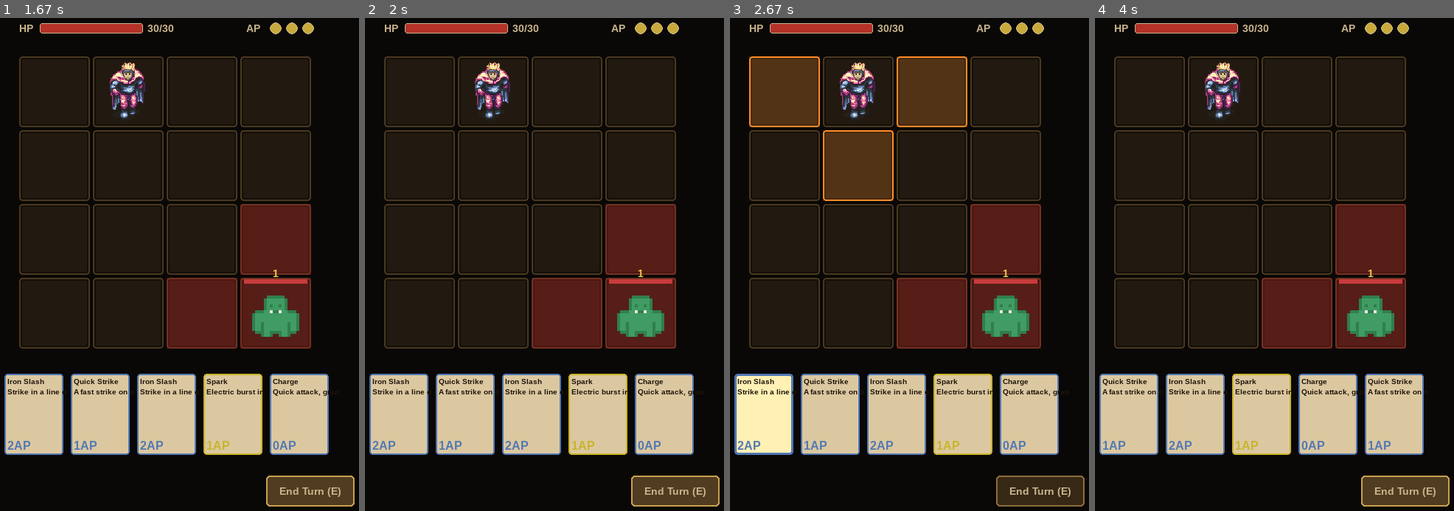
Above: before the commit, frames 1-4 (left to right).
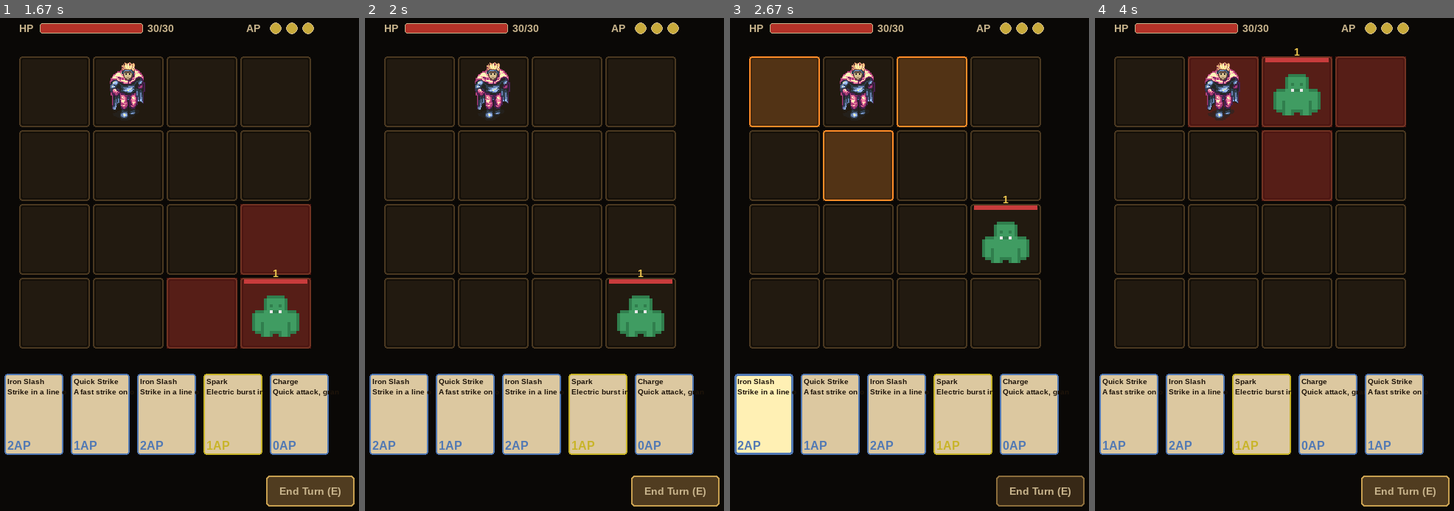
Above: after the commit, the same moments.

Repository: ParanyuLion/pygame-cardgame
Game: pygame game, started from main.py
Same seed, same stepped clock (60 frames per second), same inputs: the game is played once before the commit and once after it.
Inputs (mouse positions are in pixels of both pictures, inside the frame that each line leads up to):
- Up to frame 1 (1.67 s): tap Space at 0.33 s; click "Step" at 0.72 s; hold Right 1-1.47 s; click "End Turn (E)" at 1.55 s
- Up to frame 2 (2 s): click "End Turn (E)" at 1.88 s
- Up to frame 3 (2.67 s): tap E at 2.17 s; click (765, 392) at 2.55 s
- Up to frame 4 (4 s): click (1321, 91) at 2.88 s; click "End Turn (E)" at 3.22 s; click "End Turn (E)" at 3.55 s; tap E at 3.83 s

Frame 1 is identical in both runs. In frame 2, 7.5% of the frame differs, in the area x 46-87%, y 37-68%; in frame 3, 8.5%; in frame 4, 19%, in the area x 25-87%, y 6-68%.

Commit message:
feat: enhance enemy AI to choose between attack and move intents based on player proximity; update intent rendering logic

Diff:
--- a/src/domain/entities/enemy.py
+++ b/src/domain/entities/enemy.py
@@ -25,13 +25,14 @@
         return self.hp > 0
 
     def choose_intent(self, snapshot: GridSnapshot) -> Intent:
-        # snapshot reserved for future multi-enemy AI; caller assigns enemy.intent = enemy.choose_intent(snapshot)
-        return Intent(
-            type="ATTACK",
-            pattern=AttackPattern.cross(),
-            countdown=2,
-            damage=self.base_damage,
+        player_pos = snapshot.positions.get("player")
+        adjacent = (
+            player_pos is not None
+            and abs(self.position.col - player_pos.col) + abs(self.position.row - player_pos.row) <= 1
         )
+        if adjacent:
+            return Intent(type="ATTACK", pattern=AttackPattern.cross(), countdown=2, damage=self.base_damage)
+        return Intent(type="MOVE", pattern=AttackPattern.single(), countdown=1, damage=0)
 
     def tick_intent(self) -> Intent:
         # Pure: returns new Intent; caller assigns enemy.intent = enemy.tick_intent()
--- a/src/presentation/renderers/intent_renderer.py
+++ b/src/presentation/renderers/intent_renderer.py
@@ -6,7 +6,9 @@
 from src.presentation.renderers.grid_renderer import GridRenderer, TILE_SIZE
 
 COLOR_TARGET_TINT = (200, 40, 40, 80)
-COLOR_COUNTDOWN = (240, 100, 100)
+COLOR_COUNTDOWN_ATTACK = (240, 100, 100)
+COLOR_COUNTDOWN_MOVE = (80, 180, 255)
+COLOR_MOVE_ARROW = (80, 180, 255)
 
 
 class IntentRenderer:
@@ -20,14 +22,34 @@
         if self._font is None:
             self._font = pygame.font.SysFont("Arial", 24, bold=True)
         for enemy in enemies:
-            if not enemy.is_alive() or enemy.intent.type != "ATTACK":
+            if not enemy.is_alive():
                 continue
-            targets = grid.get_targets(enemy.position, enemy.intent.pattern)
-            for pos in targets:
-                self._tint_tile(surface, pos)
-            cx, cy = self._grid.tile_center(enemy.position)
-            cd_surf = self._font.render(str(enemy.intent.countdown), True, COLOR_COUNTDOWN)
-            surface.blit(cd_surf, (cx - cd_surf.get_width() // 2, cy - cd_surf.get_height() // 2))
+            if enemy.intent.type == "ATTACK":
+                self._render_attack_intent(surface, enemy, grid)
+            elif enemy.intent.type == "MOVE":
+                self._render_move_intent(surface, enemy)
+
+    def _render_attack_intent(self, surface: pygame.Surface, enemy: Enemy, grid: Grid) -> None:
+        targets = grid.get_targets(enemy.position, enemy.intent.pattern)
+        for pos in targets:
+            self._tint_tile(surface, pos)
+        cx, cy = self._grid.tile_center(enemy.position)
+        cd_surf = self._font.render(str(enemy.intent.countdown), True, COLOR_COUNTDOWN_ATTACK)
+        surface.blit(cd_surf, (cx - cd_surf.get_width() // 2, cy - cd_surf.get_height() // 2))
+
+    def _render_move_intent(self, surface: pygame.Surface, enemy: Enemy) -> None:
+        cx, cy = self._grid.tile_center(enemy.position)
+        # Draw small boot/footstep arrows (two small triangles pointing down-right)
+        r = 6
+        for ox, oy in [(-6, -4), (4, 2)]:
+            pts = [
+                (cx + ox, cy + oy - r),
+                (cx + ox + r, cy + oy + r),
+                (cx + ox - r, cy + oy + r),
+            ]
+            pygame.draw.polygon(surface, COLOR_MOVE_ARROW, pts)
+        cd_surf = self._font.render(str(enemy.intent.countdown), True, COLOR_COUNTDOWN_MOVE)
+        surface.blit(cd_surf, (cx - cd_surf.get_width() // 2, cy - cd_surf.get_height() // 2))
 
     def _tint_tile(self, surface: pygame.Surface, pos: Position) -> None:
         x, y = self._grid.tile_to_screen(pos)
--- a/src/use_cases/end_turn.py
+++ b/src/use_cases/end_turn.py
@@ -2,12 +2,26 @@
 from src.domain.interfaces import IBattleRepository, IEventBus
 from src.domain.events.base import DomainEvent
 from src.domain.events.battle_events import (
-    BattleTurnStarted, IntentBroadcast, BattleEnded, CardDrawn,
+    BattleTurnStarted, IntentBroadcast, BattleEnded, CardDrawn, EntityMoved,
 )
 from src.domain.services.deck_manager import DeckManager
 from src.domain.value_objects.grid_snapshot import GridSnapshot
+from src.domain.value_objects.position import Position
 
 HAND_SIZE = 5
+
+
+def _step_toward(pos: Position, target: Position, grid) -> Position | None:
+    """Return the adjacent tile that minimises Manhattan distance to target, or None if blocked."""
+    best: tuple[int, Position] | None = None
+    for dcol, drow in [(0, 1), (0, -1), (1, 0), (-1, 0)]:
+        neighbor = pos.offset(dcol, drow)
+        if neighbor is None or not grid.is_passable(neighbor):
+            continue
+        dist = abs(neighbor.col - target.col) + abs(neighbor.row - target.row)
+        if best is None or dist < best[0]:
+            best = (dist, neighbor)
+    return best[1] if best is not None else None
 
 
 class EndTurnUseCase:
@@ -40,10 +54,19 @@
             enemy.intent = new_intent
 
             if new_intent.countdown <= 0:
-                targets = state.grid.get_targets(enemy.position, new_intent.pattern)
-                if state.player.position in targets:
-                    damage_event = enemy.resolve_attack(state.player)
-                    events.append(damage_event)
+                if new_intent.type == "MOVE":
+                    new_pos = _step_toward(enemy.position, state.player.position, state.grid)
+                    if new_pos is not None:
+                        state.grid.remove(enemy.id)
+                        old_pos = enemy.position
+                        enemy.position = new_pos
+                        state.grid.place(enemy.id, new_pos)
+                        events.append(EntityMoved(entity_id=enemy.id, from_pos=old_pos, to_pos=new_pos))
+                else:
+                    targets = state.grid.get_targets(enemy.position, new_intent.pattern)
+                    if state.player.position in targets:
+                        damage_event = enemy.resolve_attack(state.player)
+                        events.append(damage_event)
                 enemy.intent = enemy.choose_intent(snapshot)
 
             events.append(IntentBroadcast(
--- a/tests/domain/entities/test_enemy.py
+++ b/tests/domain/entities/test_enemy.py
@@ -49,14 +49,23 @@
     assert not _enemy(hp=0).is_alive()
 
 
-def test_enemy_choose_intent_returns_attack_with_countdown_two():
-    e = _enemy()
-    snapshot = GridSnapshot(positions={"e1": Position(3, 3)}, hp={"e1": 20})
+def test_enemy_choose_intent_returns_attack_when_adjacent_to_player():
+    e = _enemy()  # position (3,3)
+    snapshot = GridSnapshot(positions={"e1": Position(3, 3), "player": Position(3, 2)}, hp={"e1": 20, "player": 30})
     intent = e.choose_intent(snapshot)
     assert intent.type == "ATTACK"
     assert intent.countdown == 2
     assert intent.damage == e.base_damage
     assert intent.pattern == AttackPattern.cross()
+
+
+def test_enemy_choose_intent_returns_move_when_far_from_player():
+    e = _enemy()  # position (3,3)
+    snapshot = GridSnapshot(positions={"e1": Position(3, 3), "player": Position(0, 0)}, hp={"e1": 20, "player": 30})
+    intent = e.choose_intent(snapshot)
+    assert intent.type == "MOVE"
+    assert intent.countdown == 1
+    assert intent.damage == 0
 
 
 def test_enemy_tick_intent_decrements_countdown_without_mutating_original():
--- a/tests/use_cases/test_end_turn.py
+++ b/tests/use_cases/test_end_turn.py
@@ -9,7 +9,7 @@
 from src.domain.value_objects.attack_pattern import AttackPattern
 from src.domain.value_objects.card_tag import CardTag
 from src.domain.events.battle_events import (
-    BattleTurnStarted, IntentBroadcast, DamageTaken, BattleEnded, CardDrawn,
+    BattleTurnStarted, IntentBroadcast, DamageTaken, BattleEnded, CardDrawn, EntityMoved,
 )
 from src.use_cases.end_turn import EndTurnUseCase
 
@@ -128,12 +128,15 @@
     assert state.player.hp == 30
 
 
-def test_end_turn_after_attack_enemy_gets_fresh_intent():
+def test_end_turn_after_attack_enemy_gets_fresh_attack_intent_when_adjacent():
+    # Player adjacent to enemy → fresh intent is ATTACK with countdown=2
     enemy = _enemy(pos=Position(2, 2), countdown=1)
-    state = _make_state(enemies=[enemy])
-    use_case, bus = _make_use_case(state)
-    use_case.execute()
-    assert state.enemies[0].intent.countdown == 2  # fresh intent chosen
+    player = _player(pos=Position(2, 1))  # adjacent
+    state = _make_state(player=player, enemies=[enemy])
+    use_case, bus = _make_use_case(state)
+    use_case.execute()
+    assert state.enemies[0].intent.type == "ATTACK"
+    assert state.enemies[0].intent.countdown == 2
 
 
 def test_end_turn_draws_cards_to_fill_hand():
@@ -187,3 +190,67 @@
     use_case.execute()
     bus.publish.assert_not_called()
     repo.save.assert_not_called()
+
+
+def _move_intent() -> Intent:
+    return Intent(type="MOVE", pattern=AttackPattern.single(), countdown=1, damage=0)
+
+
+def test_end_turn_enemy_with_move_intent_steps_toward_player():
+    enemy = Enemy(id="e1", position=Position(3, 3), hp=20, max_hp=20, base_damage=5, intent=_move_intent())
+    player = _player(pos=Position(0, 0))
+    state = _make_state(player=player, enemies=[enemy])
+    use_case, bus = _make_use_case(state)
+    use_case.execute()
+    new_pos = state.enemies[0].position
+    assert abs(new_pos.col - 0) + abs(new_pos.row - 0) < 6  # closer than start (3+3=6)
+
+
+def test_end_turn_enemy_move_updates_grid():
+    enemy = Enemy(id="e1", position=Position(3, 3), hp=20, max_hp=20, base_damage=5, intent=_move_intent())
+    player = _player(pos=Position(0, 0))
+    state = _make_state(player=player, enemies=[enemy])
+    use_case, _ = _make_use_case(state)
+    use_case.execute()
+    assert state.grid.get_entity_position("e1") == state.enemies[0].position
+
+
+def test_end_turn_enemy_move_publishes_entity_moved():
+    enemy = Enemy(id="e1", position=Position(3, 3), hp=20, max_hp=20, base_damage=5, intent=_move_intent())
+    player = _player(pos=Position(0, 0))
+    state = _make_state(player=player, enemies=[enemy])
+    use_case, bus = _make_use_case(state)
+    use_case.execute()
+    events = _published_events(bus)
+    assert any(isinstance(e, EntityMoved) and e.entity_id == "e1" for e in events)
+
+
+def test_end_turn_enemy_chooses_attack_intent_when_adjacent():
+    enemy = _enemy(pos=Position(1, 0), countdown=1)
+    player = _player(pos=Position(0, 0))
+    state = _make_state(player=player, enemies=[enemy])
+    use_case, _ = _make_use_case(state)
+    use_case.execute()
+    assert state.enemies[0].intent.type == "ATTACK"
+
+
+def test_end_turn_enemy_chooses_move_intent_when_far():
+    enemy = _enemy(pos=Position(3, 3), countdown=1)
+    player = _player(pos=Position(0, 0))
+    state = _make_state(player=player, enemies=[enemy])
+    use_case, _ = _make_use_case(state)
+    use_case.execute()
+    assert state.enemies[0].intent.type == "MOVE"
+
+
+def test_end_turn_enemy_blocked_stays_put():
+    # Enemy at (1,0), player at (0,0) — only free adjacent tile blocked by player
+    # remaining tiles: (2,0),(1,1) are passable; enemy should still move (toward player)
+    # This test checks enemy doesn't crash when some neighbors are occupied
+    enemy = Enemy(id="e1", position=Position(2, 0), hp=20, max_hp=20, base_damage=5, intent=_move_intent())
+    player = _player(pos=Position(0, 0))
+    state = _make_state(player=player, enemies=[enemy])
+    use_case, _ = _make_use_case(state)
+    use_case.execute()
+    # Should not crash; enemy moved one step toward player
+    assert state.enemies[0].position != Position(2, 0)
